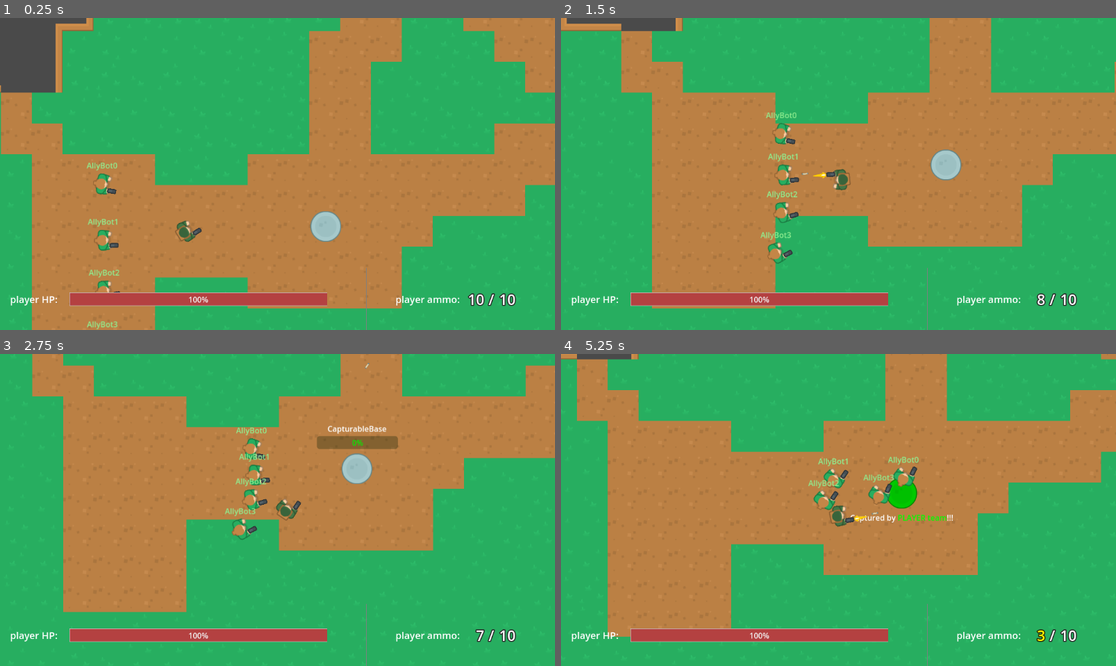
Above: before the commit, frames 1-4 (two rows, left to right).
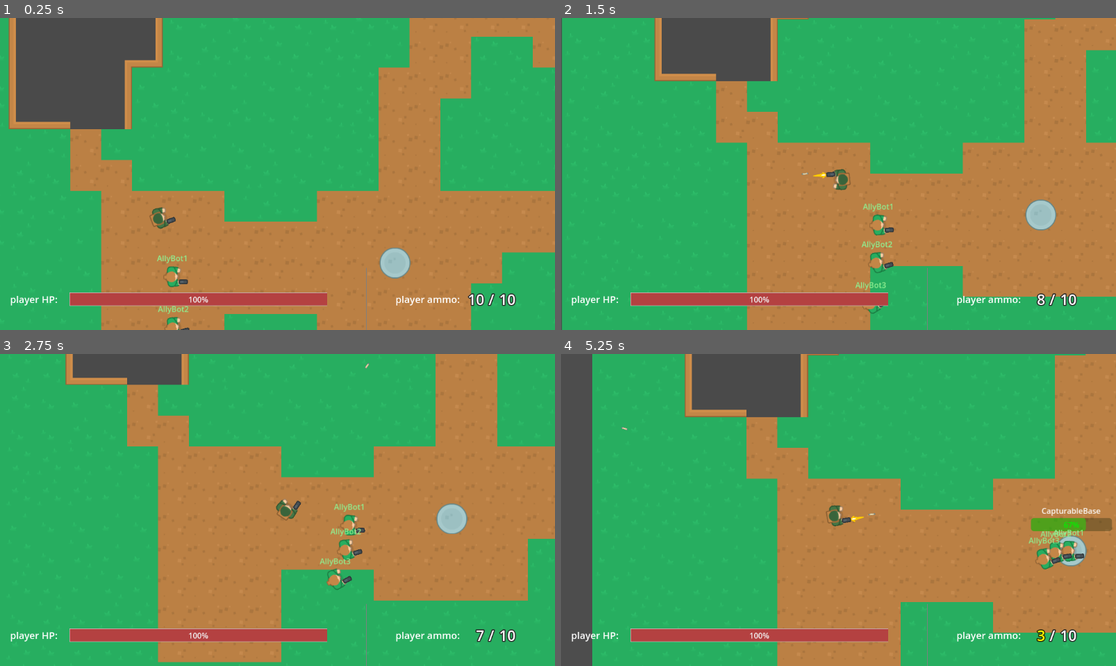
Above: after the commit, the same moments.

Repository: ZeromaXHe/MyGitRepository
Game: Godot game, scene res://scenes/main.tscn
Two runs of this game, one before a commit and one after it. Both use one fixed random seed, a clock stepped at 60 frames per second and the inputs below.
Inputs (mouse positions are in pixels of both pictures, inside the frame that each line leads up to):
- Up to frame 1 (0.25 s): no input
- Up to frame 2 (1.5 s): move the mouse to (849, 52) at 0.52 s; hold D (right) 0.53-1.28 s; click (849, 52) at 0.6 s; move the mouse to (727, 189) at 1.27 s; hold S (down) from 1.28 s (still down); click (727, 189) at 1.35 s
- Up to frame 3 (2.75 s): move the mouse to (333, 441) at 2.02 s; release S (down) at 2.03 s; hold D (right) from 2.03 s (still down); click (333, 441) at 2.1 s
- Up to frame 4 (5.25 s): move the mouse to (810, 572) at 2.77 s; release D (right) at 2.78 s; hold W (up) 2.78-3.53 s; click (810, 572) at 2.85 s; move the mouse to (1005, 556) at 3.52 s; hold A (left) 3.53-5.03 s; click (1005, 556) at 3.6 s; tap R (reload) at 4.15 s; move the mouse to (672, 463) at 4.27 s; click (672, 463) at 4.35 s; move the mouse to (866, 510) at 5.02 s; hold S (down) from 5.03 s (still down); click (866, 510) at 5.1 s

The runs differ from the first frame. In frame 1, 47% of the frame differs, in the area x 0-100%, y 0-100%; in frame 2, 48%; in frame 3, 47%; in frame 4, 62%.
Error before the commit: Invalid call. Nonexistent function 'reload' in base 'Node2D (Weapon)'. (res://scripts/ai.gd:59)
Error after the commit: Invalid call. Nonexistent function 'reload' in base 'Node2D (Weapon)'. (res://scripts/ai.gd:60)

Commit message:
refactor(GodotDemo): GodotProjects 俯视角射击游戏 - 击杀重生相关重构 Actor 被杀时使用 get_parent().remove_child() 而不是 queue_free()；重生时回复 HP 和弹药；killed_info 和 died 信号合并；击杀信号传递 Actor

Diff:
--- a/GodotDemo/GodotProjects/scenes/main.tscn
+++ b/GodotDemo/GodotProjects/scenes/main.tscn
@@ -581,9 +581,6 @@
 team_side = 2
 unit_scene = ExtResource("4_eaets")
 
-[node name="PlayerRespawnPoint" type="Node2D" parent="."]
-position = Vector2(-66, 481)
-
 [node name="AllyRespawnPoints" type="Node2D" parent="."]
 position = Vector2(-179, 553)
 
--- a/GodotDemo/GodotProjects/scenes/player.tscn
+++ b/GodotDemo/GodotProjects/scenes/player.tscn
@@ -13,7 +13,6 @@
 
 [node name="Player" type="CharacterBody2D" groups=["player"]]
 script = ExtResource("1_0xj3r")
-player_control = true
 
 [node name="BodyImg" type="Sprite2D" parent="."]
 texture = ExtResource("2_tgrye")
@@ -22,6 +21,7 @@
 shape = SubResource("CapsuleShape2D_mndd7")
 
 [node name="AI" parent="." instance=ExtResource("3_b233p")]
+player_control = true
 
 [node name="Health" parent="." instance=ExtResource("5_d07sl")]
 
--- a/GodotDemo/GodotProjects/scripts/actor.gd
+++ b/GodotDemo/GodotProjects/scripts/actor.gd
@@ -2,11 +2,7 @@
 class_name Actor
 
 
-signal died(actor: Actor, killer_name: String)
-
-
 @export var speed: int = 100
-@export var player_control: bool = false
 
 @onready var health: Health = $Health
 @onready var ai: AI = $AI
@@ -15,16 +11,20 @@
 @onready var name_label_transform: RemoteTransform2D = $NameLabelTransform
 @onready var camera_transform: RemoteTransform2D = $CameraTransform
 
-var spawn_idx: int = -1
 var name_label_node2d: Node2D = null
 
 
 func _ready():
-	if player_control:
-		# FIXME: 这里命名生成有问题，估计有时执行的时候之前的引用还没释放，导致重名
-		name = "Player"
 	ai.initialize(self, weapon, team.side)
 	weapon.initialize(team.side, self)
+
+
+func respawn(respawn_point: Node2D, target_base: CapturableBase):
+	global_position = respawn_point.global_position
+	# 重置血量和弹药
+	health.hp = health.max_health
+	weapon.current_ammo = weapon.max_ammo
+	set_ai_advance_to(target_base)
 
 
 func set_camera_transform(camera_path: NodePath):
@@ -40,9 +40,6 @@
 	if target_base != null:
 		ai.advance_to(target_base)
 
-
-func set_actor_name(actor_name: String):
-	self.name = actor_name
 
 func rotate_toward(location: Vector2) -> float:
 	var angle_to_location = global_position \
@@ -75,10 +72,10 @@
 
 
 func die(bullet: Bullet):
-	var killer_name = bullet.shooter_name
-	died.emit(self, killer_name)
-	GlobalSignals.killed_info.emit(self.team.side, self.name, \
-			bullet.team_side, killer_name)
+	GlobalSignals.actor_killed.emit(self, bullet.shooter)
+	# 将 Actor 和对应的名字标签从父节点中移除，而不是 queue_free()
+	# 作为游荡于场景树之外的引用，略微感觉有点风险。
+	# 目前分别在 map_ai 的 actor_map 和 actor 的 name_label_node2d 保留引用
 	if (name_label_node2d != null):
-		name_label_node2d.queue_free()
-	queue_free()
+		name_label_node2d.get_parent().remove_child(name_label_node2d)
+	self.get_parent().remove_child(self)
--- a/GodotDemo/GodotProjects/scripts/ai.gd
+++ b/GodotDemo/GodotProjects/scripts/ai.gd
@@ -10,6 +10,7 @@
 }
 
 @export var patrol_range: int = 200
+@export var player_control: bool = false
 
 @onready var patrol_timer: Timer = $PatrolTimer
 @onready var detection_zone: Area2D = $DetectionZone
@@ -35,7 +36,7 @@
 
 
 func _physics_process(_delta):
-	if actor.player_control:
+	if player_control:
 		player_control_physics_process()
 	else:
 		ai_control_physics_process()
@@ -52,7 +53,7 @@
 
 
 func _unhandled_input(event: InputEvent) -> void:
-	if actor.player_control:
+	if player_control:
 		if event.is_action_released("shoot"):
 			weapon.shoot()
 		elif event.is_action_released("reload"):
@@ -99,11 +100,13 @@
 	self.weapon = weapon
 	self.team_side = team_side
 
-	if not actor.player_control:
+	if not player_control:
 		weapon.weapon_out_of_ammo.connect(handle_reload)
 
 
 func advance_to(target_base: CapturableBase):
+	if player_control:
+		return
 	next_base_position = target_base.global_position
 	set_state(State.ADVANCE)
 
@@ -125,21 +128,20 @@
 
 
 func handle_reload():
-	if not actor.player_control:
+	if not player_control:
 		weapon.start_reload()
 
 
 func _on_detection_zone_body_entered(body: Node):
-	if actor.player_control:
+	if player_control:
 		return
-	print("detected body entered!")
 	if body.has_method("get_team") and body.get_team() != team_side:
 		set_state(State.ENGAGE)
 		target = body
 
 
 func _on_detection_zone_body_exited(body):
-	if actor.player_control:
+	if player_control:
 		return
 	if target and body == target:
 		set_state(State.ADVANCE)
--- a/GodotDemo/GodotProjects/scripts/bullet.gd
+++ b/GodotDemo/GodotProjects/scripts/bullet.gd
@@ -7,7 +7,7 @@
 
 var direction := Vector2.ZERO
 var team_side: Team.Side = -1
-var shooter_name = ""
+var shooter: Actor
 
 func _physics_process(delta):
 	if direction != Vector2.ZERO:
--- a/GodotDemo/GodotProjects/scripts/global_signals.gd
+++ b/GodotDemo/GodotProjects/scripts/global_signals.gd
@@ -2,5 +2,4 @@
 
 signal bullet_fired(bullet: Bullet)
 
-signal killed_info(killed_team_side: Team.Side, killed_name: String, \
-		killer_team_side: Team.Side, killer_name: String)
+signal actor_killed(killed: Actor, killer: Actor)
--- a/GodotDemo/GodotProjects/scripts/gui.gd
+++ b/GodotDemo/GodotProjects/scripts/gui.gd
@@ -13,7 +13,7 @@
 func _ready() -> void:
 	# 清空 KillInfo 的内容
 	kill_info.text = ""
-	GlobalSignals.killed_info.connect(kill_info.handle_killed_info)
+	GlobalSignals.actor_killed.connect(kill_info.handle_actor_killed)
 	hp_bar.value = 100
 
 
--- a/GodotDemo/GodotProjects/scripts/kill_info.gd
+++ b/GodotDemo/GodotProjects/scripts/kill_info.gd
@@ -3,13 +3,11 @@
 
 var info_queue: Array[String] = []
 
-# 现在没有一个统一的类型来统一 Actor 和 Player，习惯强类型语言的我有点慌
-func handle_killed_info(killed_team_side: Team.Side, killed_name: String, \
-		killer_team_side: Team.Side, killer_name: String):
+func handle_actor_killed(killed: Actor, killer: Actor):
 	while info_queue.size() >= 5:
 		info_queue.pop_front()
-	info_queue.push_back(get_color_bbcode(killer_team_side) + killer_name + "[/color] pistol kill " \
-			+ get_color_bbcode(killed_team_side) + killed_name + "[/color]")
+	info_queue.push_back(get_color_bbcode(killer.team.side) + killer.name + "[/color] pistol kill " \
+			+ get_color_bbcode(killed.team.side) + killed.name + "[/color]")
 	# 刷新显示内容
 	text = ""
 	for s in info_queue:
--- a/GodotDemo/GodotProjects/scripts/main.gd
+++ b/GodotDemo/GodotProjects/scripts/main.gd
@@ -1,6 +1,4 @@
 extends Node
-
-const player = preload("res://scenes/player.tscn")
 
 @onready var capturable_base_manager: CapturableBaseManager = $CapturableBaseManager
 @onready var ally_ai: MapAI = $AllyMapAI
@@ -8,7 +6,6 @@
 @onready var bullet_manager: BulletManager = $BulletManager
 @onready var camera: Camera2D = $Camera2D
 @onready var name_labels_manager: NameLabelsManager = $GUIManager/NameLabelsManager
-@onready var player_respawn_point: Node2D = $PlayerRespawnPoint
 @onready var gui: GUI = $GUI
 
 func _ready():
@@ -21,22 +18,12 @@
 
 	var bases = capturable_base_manager.get_capturable_bases()
 	ally_ai.unit_spawned.connect(name_labels_manager.handle_unit_spawned)
+	ally_ai.player_inited.connect(handle_player_inited)
 	enemy_ai.unit_spawned.connect(name_labels_manager.handle_unit_spawned)
 	ally_ai.initialize(bases, ally_respawns.get_children())
 	enemy_ai.initialize(bases, enemy_respawns.get_children())
 
-	spawn_player()
 
-
-func spawn_player():
-	var player_instance: Actor = player.instantiate()
-	player_instance.player_control = true
-	player_instance.global_position = player_respawn_point.global_position
-	add_child(player_instance)
+func handle_player_inited(player_instance: Actor):
 	player_instance.set_camera_transform(camera.get_path())
-	player_instance.died.connect(handle_player_death)
 	gui.set_player(player_instance)
-
-
-func handle_player_death(killer):
-	spawn_player()
--- a/GodotDemo/GodotProjects/scripts/map_ai.gd
+++ b/GodotDemo/GodotProjects/scripts/map_ai.gd
@@ -3,12 +3,14 @@
 
 
 signal unit_spawned(actor: Actor)
-
+signal player_inited(player: Actor)
 
 enum BaseCaptureStartOrder {
 	FIRST,
 	LAST,
 }
+
+const player = preload("res://scenes/player.tscn")
 
 @export var base_capture_start_order: BaseCaptureStartOrder
 @export var team_side: Team.Side
@@ -22,10 +24,13 @@
 var target_base: CapturableBase = null
 var capturable_bases: Array = []
 var respawn_points: Array = []
-var spawn_idx_queue: Array[int] = []
-
+var respawn_idx: int = 0
+var respawn_queue: Array[Actor] = []
+var actor_map: Dictionary = {}
 
 func initialize(capturable_bases: Array, respawn_points: Array):
+	GlobalSignals.actor_killed.connect(handle_actor_killed)
+
 	if capturable_bases.size() == 0 or respawn_points.size() == 0 or unit_scene == null:
 		push_error("forgot to properly initialize map AI")
 		return
@@ -34,7 +39,11 @@
 	self.respawn_points = respawn_points
 	# 初始化单位
 	for i in range(respawn_points.size()):
-		initialize_spawn_unit(respawn_points[i].global_position, i)
+		# 我方单位的第一个重生点生成玩家
+		if i == 0 && team_side == Team.Side.PLAYER:
+			init_player()
+		else:
+			init_ai_unit()
 	self.capturable_bases = capturable_bases
 
 	for base in capturable_bases:
@@ -43,18 +52,20 @@
 	check_for_capturable_bases()
 
 
-func initialize_spawn_unit(spawn_location: Vector2, spawn_idx: int):
+func init_player():
+	var player_instance: Actor = player.instantiate()
+	player_instance.name = "Player"
+	actor_map[player_instance] = respawn_idx
+	respawn_unit(player_instance)
+
+	player_inited.emit(player_instance)
+
+
+func init_ai_unit():
 	var unit_instance = unit_scene.instantiate() as Actor
-	unit_instance.global_position = spawn_location
-	unit_instance.died.connect(handle_unit_death)
-	# FIXME: 这里命名生成有问题，估计有时执行的时候之前的引用还没释放，导致重名
-	unit_instance.set_actor_name(get_actor_name_prefix(team.side) + "Bot" + str(spawn_idx))
-	unit_instance.spawn_idx = spawn_idx
-	unit_container.add_child(unit_instance)
-	# _ready() 是在进入场景树时调用，所以必须 add_child() 之后才会初始化 actor 的 ai
-	unit_instance.set_ai_advance_to(target_base)
-
-	unit_spawned.emit(unit_instance)
+	unit_instance.name = get_actor_name_prefix(team.side) + "Bot" + str(respawn_idx)
+	actor_map[unit_instance] = respawn_idx
+	respawn_unit(unit_instance)
 
 
 func get_actor_name_prefix(side: Team.Side) -> String:
@@ -94,15 +105,26 @@
 		unit.set_ai_advance_to(target_base)
 
 
-func handle_unit_death(unit: Actor, killer):
-	spawn_idx_queue.push_back(unit.spawn_idx)
-	if respawn_timer.is_stopped():
+func handle_actor_killed(killed: Actor, killer: Actor):
+	if killed.team.side == team_side:
+		respawn_queue.push_back(killed)
+		if respawn_timer.is_stopped():
+			respawn_timer.start()
+
+
+func _on_respawn_timer_timeout() -> void:
+	var spawn_unit: Actor = respawn_queue.pop_front()
+	respawn_unit(spawn_unit)
+	if not respawn_queue.is_empty():
 		respawn_timer.start()
 
 
-func _on_respawn_timer_timeout() -> void:
-	var next_spawn_idx = spawn_idx_queue.pop_front()
-	var respawn = respawn_points[next_spawn_idx]
-	initialize_spawn_unit(respawn.global_position, next_spawn_idx)
-	if not spawn_idx_queue.is_empty():
-		respawn_timer.start()
+func respawn_unit(unit_instance: Actor):
+	unit_container.add_child(unit_instance)
+	# _ready() 是在进入场景树时调用，所以必须 add_child() 之后才会初始化 actor 的 ai
+	unit_instance.respawn(respawn_points[respawn_idx], target_base)
+	unit_spawned.emit(unit_instance)
+
+	# FIXME: 现在不会校验重生点是否有单位没走开
+	respawn_idx += 1
+	respawn_idx %= respawn_points.size()
--- a/GodotDemo/GodotProjects/scripts/name_labels_manager.gd
+++ b/GodotDemo/GodotProjects/scripts/name_labels_manager.gd
@@ -2,27 +2,36 @@
 class_name NameLabelsManager
 
 func handle_unit_spawned(actor: Actor):
-	print("name label manager handling unit spawned: ", actor.name)
-	# 现在的实现比较屎，因为 RemoteTransform2D 只能把位置坐标发给继承 Node2D 的节点
-	var name_label_node2d: Node2D = Node2D.new()
-	name_label_node2d.name = actor.name + "NameLabelNode2D"
-	name_label_node2d.global_position = actor.global_position
-	add_child(name_label_node2d)
+	# 玩家不生成标签
+	if actor.ai.player_control:
+		return
 
-	var name_label: Label = Label.new()
-	name_label.name = actor.name + "NameLabel"
-	name_label.horizontal_alignment = HORIZONTAL_ALIGNMENT_CENTER
-	name_label.vertical_alignment = VERTICAL_ALIGNMENT_CENTER
-	# FIXME: 这里坐标写死了，需要看看有没有更好的实现方式
-	name_label.position = Vector2(-32, -50)
-	name_label.text = actor.name
-	name_label.modulate = get_name_label_color(actor.team.side)
-	# FIXME: 锚点貌似得在 UI Container 节点中生效，应该用 pivot。但 pivot 获取不到正确的 size
-	name_label.set_anchors_preset(Control.PRESET_CENTER)
-	name_label.pivot_offset = name_label.size / 2
-	name_label_node2d.add_child(name_label)
+	print("name label manager handling ai unit inited:", actor.name)
+	if actor.name_label_node2d == null:
+		# 现在的实现比较屎，因为 RemoteTransform2D 只能把位置坐标发给继承 Node2D 的节点
+		var name_label_node2d: Node2D = Node2D.new()
+		name_label_node2d.name = actor.name + "NameLabelNode2D"
+		name_label_node2d.global_position = actor.global_position
+		add_child(name_label_node2d)
 
-	actor.set_name_label_node2d(name_label_node2d)
+		var name_label: Label = Label.new()
+		name_label.name = actor.name + "NameLabel"
+		name_label.horizontal_alignment = HORIZONTAL_ALIGNMENT_CENTER
+		name_label.vertical_alignment = VERTICAL_ALIGNMENT_CENTER
+		# FIXME: 这里坐标写死了，需要看看有没有更好的实现方式
+		name_label.position = Vector2(-32, -50)
+		name_label.text = actor.name
+		name_label.modulate = get_name_label_color(actor.team.side)
+		# FIXME: 锚点貌似得在 UI Container 节点中生效，应该用 pivot。但 pivot 获取不到正确的 size
+		name_label.set_anchors_preset(Control.PRESET_CENTER)
+		name_label.pivot_offset = name_label.size / 2
+		name_label_node2d.add_child(name_label)
+
+		actor.set_name_label_node2d(name_label_node2d)
+	else:
+		add_child(actor.name_label_node2d)
+		# RemoteTransform2D 必须也重新赋值
+		actor.set_name_label_node2d(actor.name_label_node2d)
 
 
 func get_name_label_color(side: Team.Side) -> Color:
--- a/GodotDemo/GodotProjects/scripts/weapon.gd
+++ b/GodotDemo/GodotProjects/scripts/weapon.gd
@@ -18,7 +18,7 @@
 	set = set_current_ammo
 
 
-var holder = null
+var holder: Actor = null
 
 
 func _ready() -> void:
@@ -57,7 +57,7 @@
 		return
 
 	var bullet: Bullet = bullet_scene.instantiate()
-	bullet.shooter_name = holder.name
+	bullet.shooter = holder
 	bullet.global_position = muzzle.global_position
 	# direction_to 不需要重复 normalized()
 	var direction: Vector2 = barrel.global_position \
